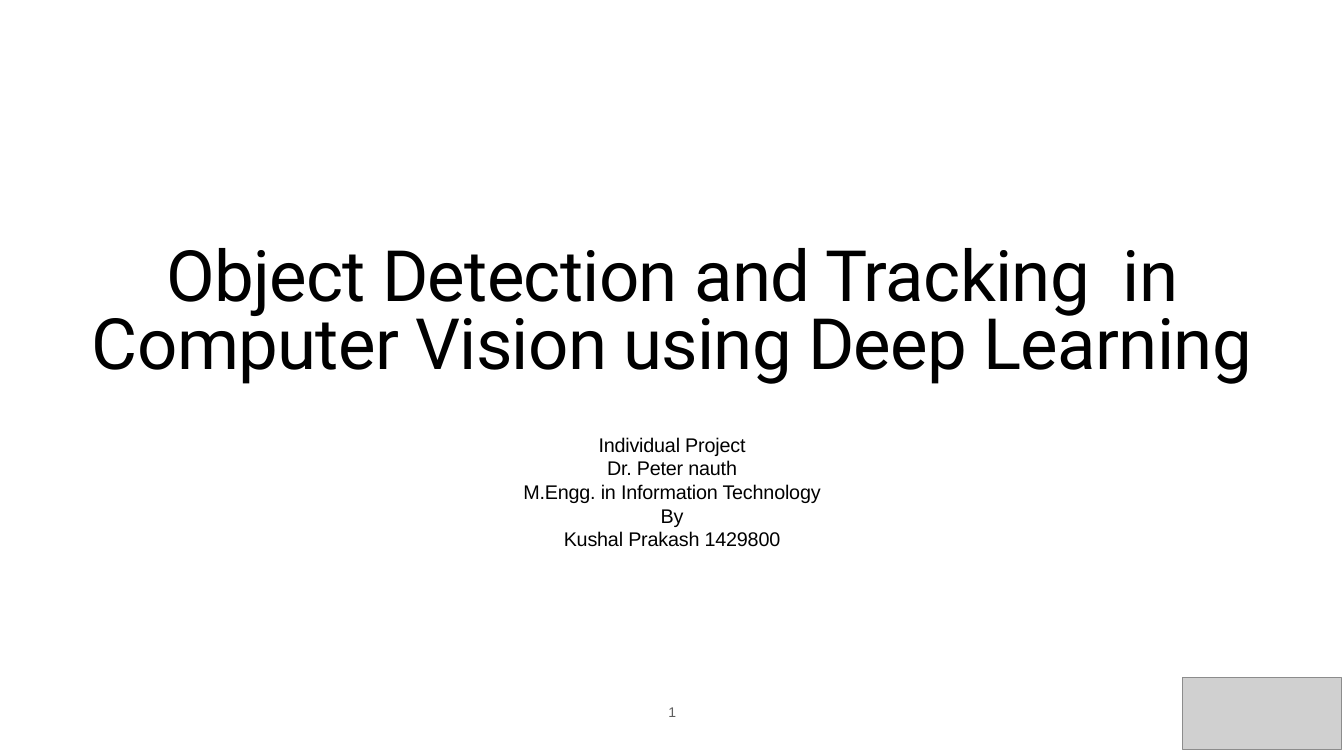
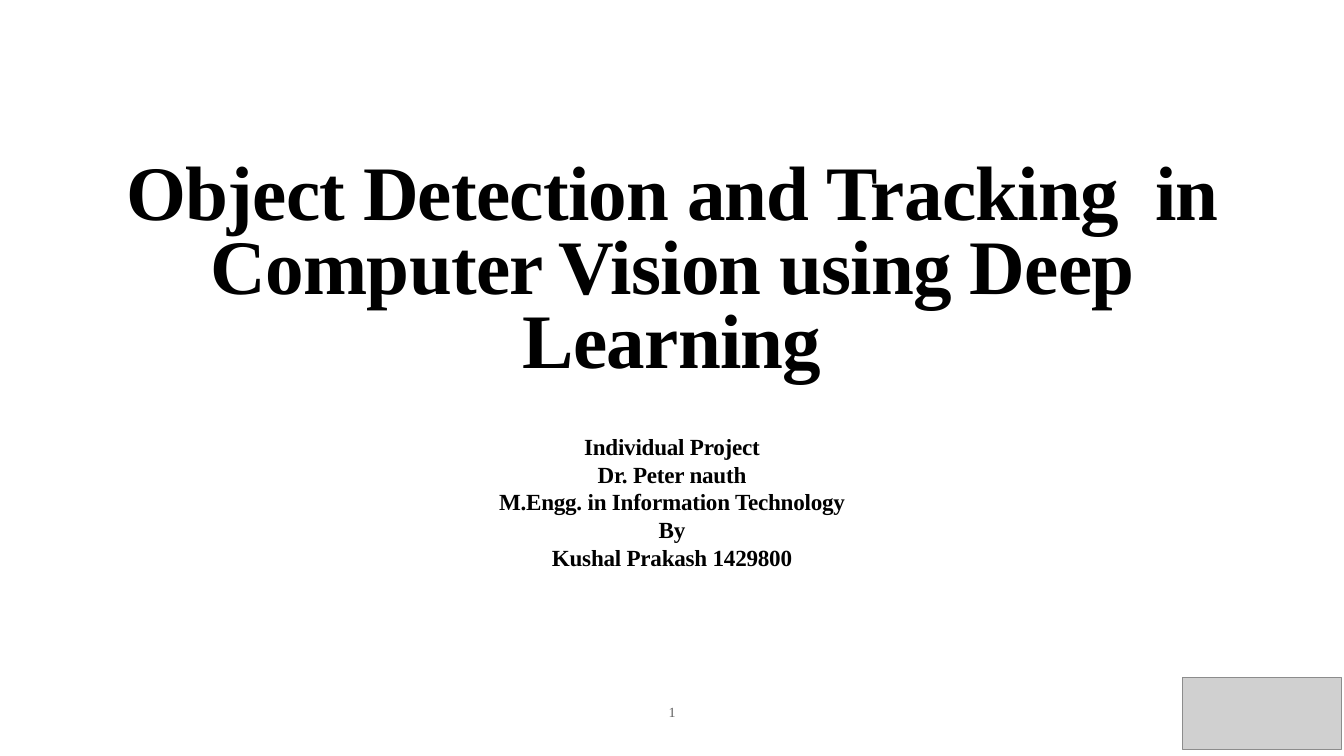
Before and after one commit to kushalprakash6/ObjectDetectionAndTracking, a slide deck: slide 1 of documents/Presentation.pptx. Drawn at 1344x756 pixels with LibreOffice and Linux fonts; fonts in the diff are those of the drawing; grey boxes stand for pictures. Boxes give left, top, right and bottom in pixels: in the first picture for what was removed or moved away, otherwise in the second. Text is boxed around its words. In the diff, an @@ line names an element or a change of style, - is before the commit and + after.

```diff
--- a/documents/Presentation.pptx
+++ b/documents/Presentation.pptx
@@ title "Object Detection and Tracking in ..." at [127,166,1219,383]: size 101.1 to 110.1 pt, font Roboto to Times New Roman, letter spacing -1 to -1.1 pt, bold on @@
@@ subtitle "Individual Project" at [499,439,845,567]: size 28.2 to 33 pt, font Arial to Times New Roman, bold on @@
@@ page number at [669,708,676,717]: font Arial to Times New Roman @@
```
Also in this commit, not shown: 10 other slides changed, 1 slide added, 1 other file.
